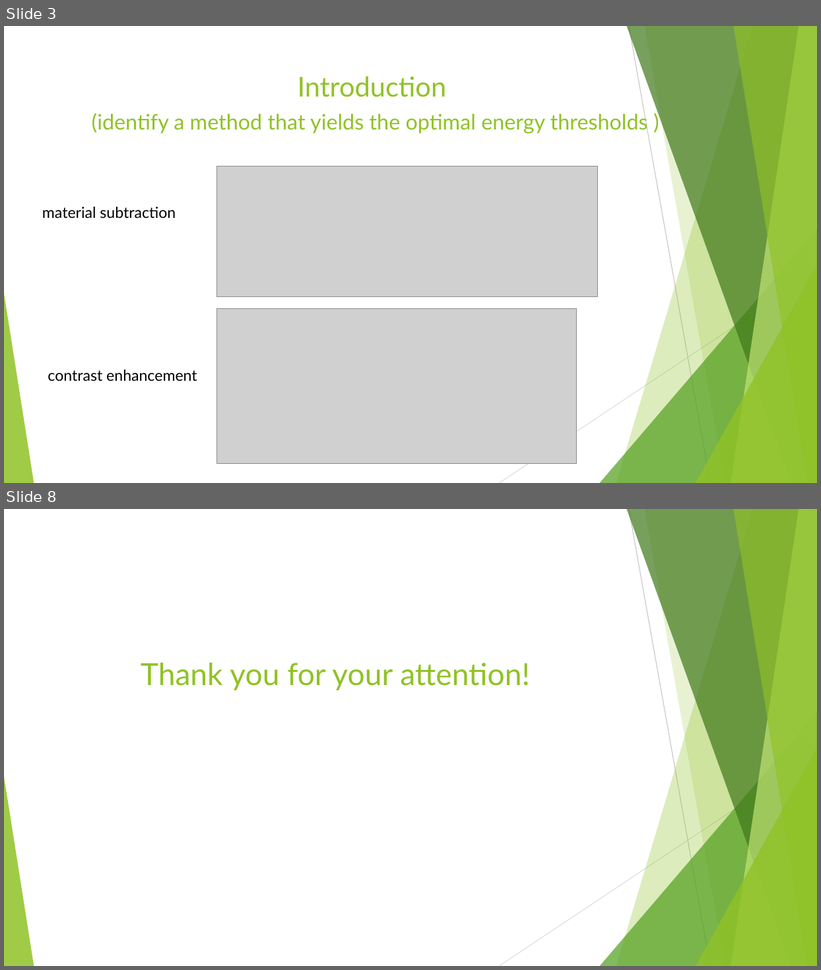
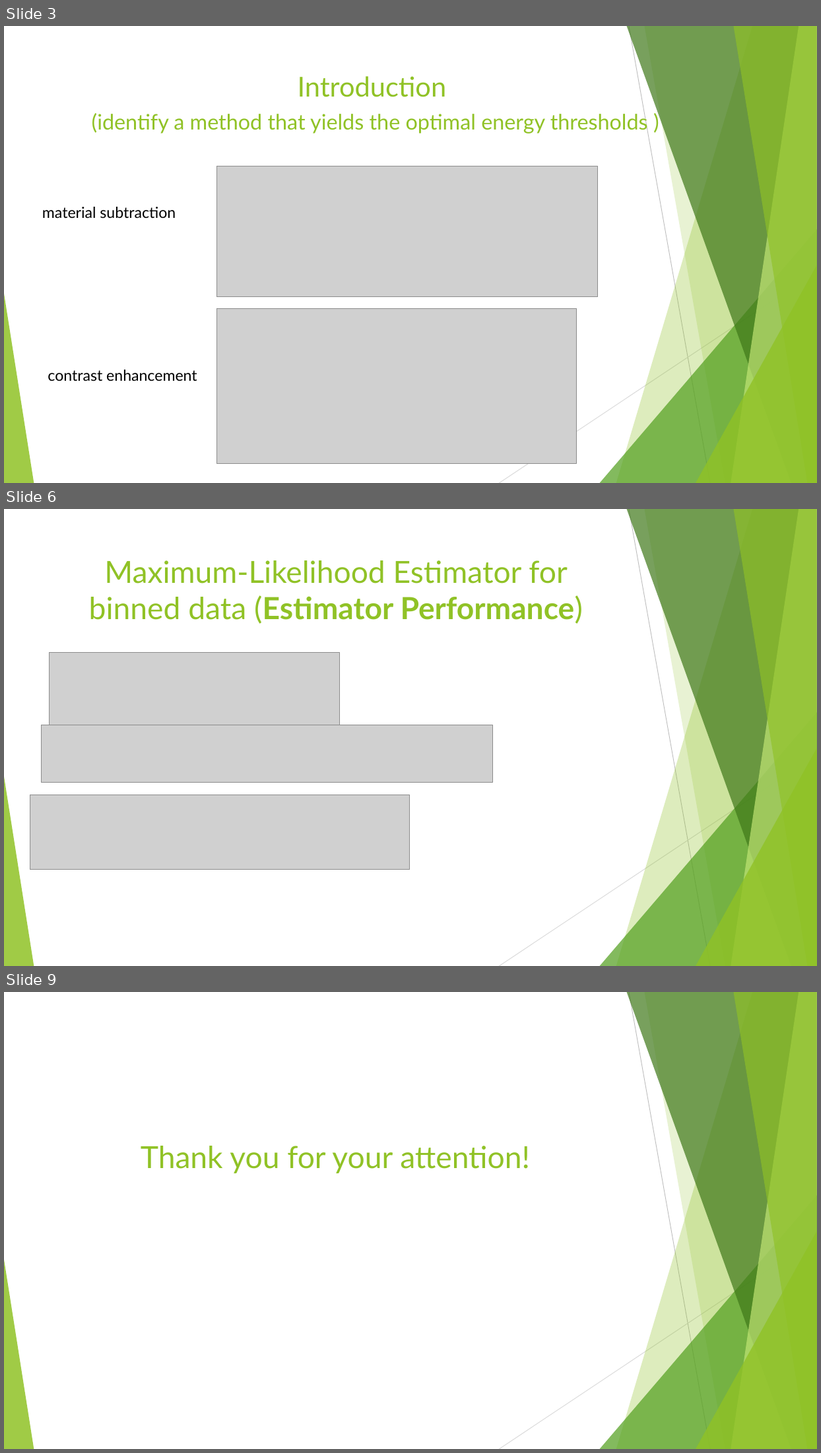
Before and after one commit to Vlad-ole/Presentations, a slide deck: Referencing/Referencing.pptx. Shown one above the other, each under a label of ours: slides 3 and 8 before the commit, slides 3, 6 and 9 after it; the slides between them are not shown. The pictures are 821x970 and 821x1453 pixels, drawn with LibreOffice and Linux fonts; fonts in the diff are those of the drawing; grey boxes stand for pictures. Boxes give left, top, right and bottom in pixels: in the first picture for what was removed or moved away, otherwise in the second. Text is boxed around its words. In the diff, an @@ line names an element or a change of style, - is before the commit and + after.

```diff
--- a/Referencing/Referencing.pptx
+++ b/Referencing/Referencing.pptx
@@ slide 6 added at [4,509,817,966], background #FFFFFF; not listed: 10 template elements that a slide beside it also shows @@
@@ title added at [89,560,583,624], 36 pt, text #90C226 @@
+Maximum-Likelihood Estimator for binned data (Estimator Performance)
@@ picture added at [49,652,339,729] @@
@@ picture added at [42,725,493,783] @@
@@ picture added at [30,795,410,870] @@
@@ what was slide 8 is now slide 9 @@
```
Also in this commit, not shown: 2 slides changed, 4 other slides added, 4 slides removed, 16 other files.
